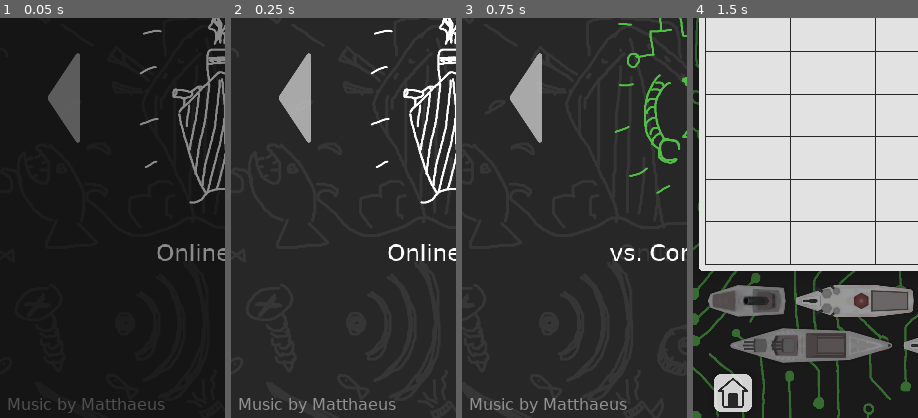
Above: before the commit, frames 1-4 (left to right).
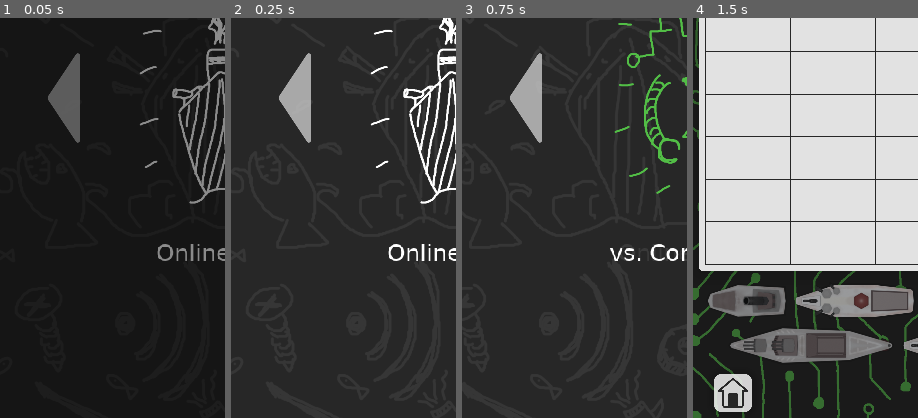
Above: after the commit, the same moments.

Repository: Asf-i/Schiffeversenken
Game: Godot game, scene res://Szenen/Start.tscn
The game is run twice, just before and just after one commit, with the same random seed, the same clock (stepped at 60 frames per second) and the same inputs.
Inputs (mouse positions are % of the whole screen's width and height, from its top left):
- Up to frame 1 (0.05 s): no input
- Up to frame 2 (0.25 s): no input
- Up to frame 3 (0.75 s): click (87, 60) at 0.5 s
- Up to frame 4 (1.5 s): click (50, 59) at 1.25 s
The pictures show only the part of the screen within x 0-50%, y 50-100%; the shares and areas given below are measured in that part.

The runs differ from the first frame. In frame 1, 0.6% of the frame differs, in the area x 3-74%, y 95-99%; in frame 2, 0.8%; in frame 3, 0.8%; in frame 4, nothing differs.

Commit message:
Matthaeus Credit mit Link

Diff:
--- a/Skripte/Einstellungen.gd
+++ b/Skripte/Einstellungen.gd
@@ -116,3 +116,7 @@
 
 func einst_button_sound():
 	$Clicksound.play()
+
+func _on_Credit_pressed():
+# warning-ignore:return_value_discarded
+	OS.shell_open("https://www.youtube.com/channel/UCrhh29JiUo1s0IzUm09BC9w")
--- a/Szenen/Einstellungen.tscn
+++ b/Szenen/Einstellungen.tscn
@@ -53,6 +53,16 @@
 [sub_resource type="DynamicFont" id=32]
 size = 42
 font_data = ExtResource( 3 )
+
+[sub_resource type="StyleBoxEmpty" id=33]
+
+[sub_resource type="StyleBoxEmpty" id=34]
+
+[sub_resource type="StyleBoxEmpty" id=35]
+
+[sub_resource type="StyleBoxEmpty" id=36]
+
+[sub_resource type="StyleBoxEmpty" id=37]
 
 [node name="Einstellungen" type="Button"]
 material = SubResource( 27 )
@@ -277,8 +287,39 @@
 margin_bottom = -7.0
 custom_colors/font_color = Color( 0.156863, 0.156863, 0.156863, 1 )
 custom_fonts/font = SubResource( 32 )
-text = "Musiklautstärke"
+text = "Musiklautstärke           *Music by:"
 valign = 1
+__meta__ = {
+"_edit_use_anchors_": false
+}
+
+[node name="Credit" type="Button" parent="MusicSlider"]
+margin_left = 716.0
+margin_top = -56.0
+margin_right = 938.0
+margin_bottom = -7.0
+custom_colors/font_color_focus = Color( 0.32549, 0.262745, 0.890196, 1 )
+custom_colors/font_color = Color( 0.32549, 0.262745, 0.890196, 1 )
+custom_colors/font_color_hover = Color( 0.32549, 0.262745, 0.890196, 1 )
+custom_colors/font_color_pressed = Color( 0.52549, 0.490196, 0.835294, 1 )
+custom_fonts/font = SubResource( 32 )
+custom_styles/hover = SubResource( 33 )
+custom_styles/pressed = SubResource( 34 )
+custom_styles/focus = SubResource( 35 )
+custom_styles/disabled = SubResource( 36 )
+custom_styles/normal = SubResource( 37 )
+text = "Matthaeus"
+flat = true
+__meta__ = {
+"_edit_use_anchors_": false
+}
+
+[node name="ColorRect" type="ColorRect" parent="MusicSlider/Credit"]
+margin_left = 4.0
+margin_top = 43.0
+margin_right = 220.0
+margin_bottom = 46.0
+color = Color( 0.32549, 0.262745, 0.890196, 1 )
 __meta__ = {
 "_edit_use_anchors_": false
 }
@@ -375,5 +416,6 @@
 [connection signal="button_down" from="Rotieren/Rotieren2" to="." method="einst_button_sound"]
 [connection signal="toggled" from="Rotieren/Rotieren2" to="." method="_on_CheckButton_toggled"]
 [connection signal="value_changed" from="MusicSlider" to="." method="_on_MusicSlider_value_changed"]
+[connection signal="pressed" from="MusicSlider/Credit" to="." method="_on_Credit_pressed"]
 [connection signal="value_changed" from="ScreenshakeSlider" to="." method="_on_ScreenshakeSlider_value_changed"]
 [connection signal="value_changed" from="VerschiebungSlider" to="." method="_on_VerschiebungSlider_value_changed"]
--- a/Szenen/Start.gd
+++ b/Szenen/Start.gd
@@ -13,8 +13,6 @@
 var next_scene : int = 1
 
 func _ready():
-	OS.set_window_always_on_top(true)
-
 	$NameButton/NameHintergrund/Spieler1.set_text(Autoload.savegame_data.sp1name)
 	$NameButton.set_text(Autoload.savegame_data.sp1name)
 	$NameButton/NameHintergrund/Spieler2.set_text(Autoload.savegame_data.sp2name)
--- a/Szenen/Start.tscn
+++ b/Szenen/Start.tscn
@@ -275,20 +275,6 @@
 custom_fonts/font = SubResource( 14 )
 text = "v0.5.7"
 align = 2
-__meta__ = {
-"_edit_use_anchors_": false
-}
-
-[node name="CreditLabel" type="Label" parent="."]
-anchor_top = 1.0
-anchor_right = 1.0
-anchor_bottom = 1.0
-margin_left = 16.0
-margin_top = -56.0
-margin_right = -16.0
-custom_colors/font_color = Color( 0.572549, 0.572549, 0.572549, 1 )
-custom_fonts/font = SubResource( 14 )
-text = "Music by Matthaeus"
 __meta__ = {
 "_edit_use_anchors_": false
 }
Not shown: 1 places in Szenen/Einstellungen.tscn that only renumber resources
